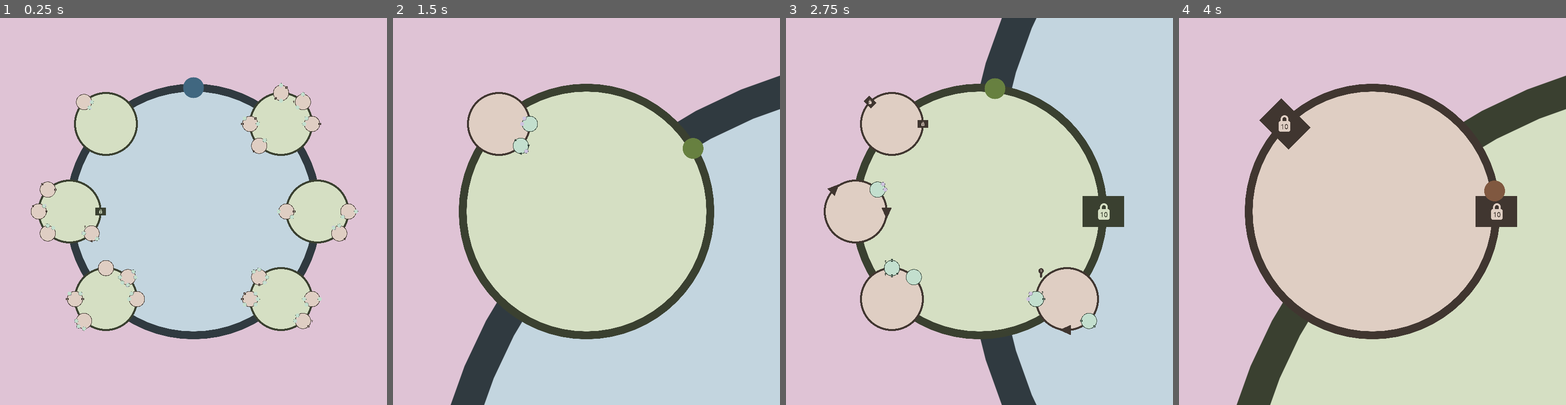
Above: before the commit, frames 1-4 (left to right).
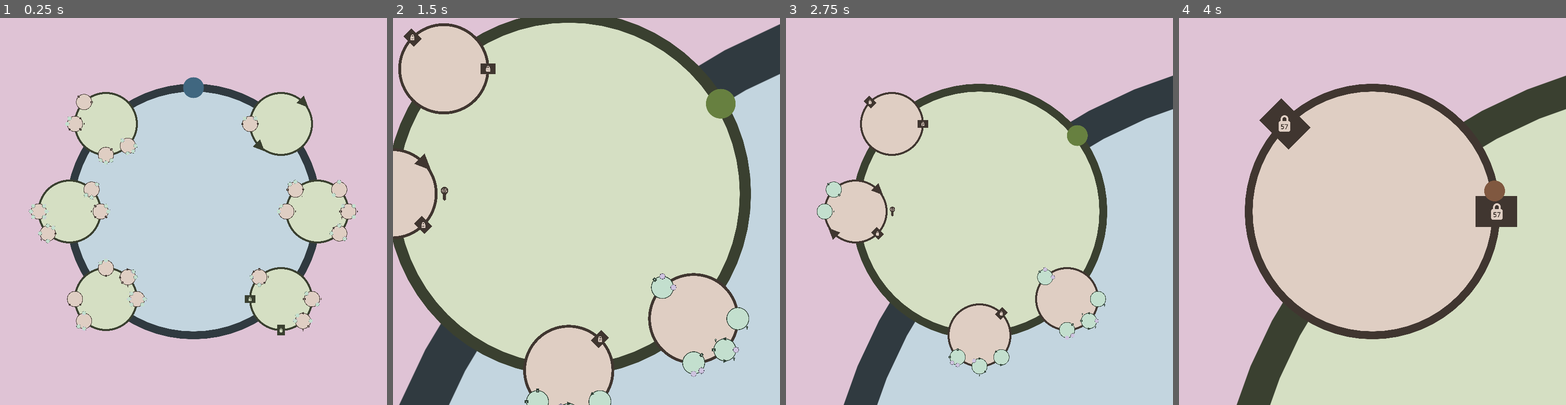
Above: after the commit, the same moments.

Repository: friedev/cycle-delver
Game: Godot game, scene res://src/main.tscn
Two runs of this game, one before a commit and one after it. Both use one fixed random seed, a clock stepped at 60 frames per second and the inputs below.
Inputs (mouse positions are in pixels of both pictures, inside the frame that each line leads up to):
- Up to frame 1 (0.25 s): no input
- Up to frame 2 (1.5 s): tap Enter at 0.5 s; move the mouse to (671, 192) at 0.52 s; tap A (move_ccw) at 0.6 s; click (671, 192) at 0.67 s; move the mouse to (509, 230) at 1.27 s; tap D (move_cw) at 1.35 s; click (509, 230) at 1.42 s
- Up to frame 3 (2.75 s): move the mouse to (1018, 126) at 2.02 s; hold W (move_out) from 2.03 s (still down); click (1018, 126) at 2.17 s
- Up to frame 4 (4 s): move the mouse to (1353, 288) at 2.77 s; release W (move_out) at 2.78 s; tap A (move_ccw) at 2.85 s; click (1353, 288) at 2.92 s; move the mouse to (1488, 269) at 3.52 s; tap D (move_cw) at 3.6 s; click (1488, 269) at 3.67 s

The runs differ from the first frame. In frame 1, 1.4% of the frame differs, in the area x 7-93%, y 16-82%; in frame 2, 44%, in the area x 0-100%, y 0-100%; in frame 3, 23%; in frame 4, less than 0.1%.

Commit message:
Improve(?) generation

Diff:
--- a/src/loop.gd
+++ b/src/loop.gd
@@ -174,206 +174,179 @@
 
 
 func generate_root() -> void:
-	generate_corridor_loop(0.0)
+	generate_corridor_loop()
 	assign_angles()
 	Key.generate_display_text()
 	get_tree().call_group("keys", "update_label")
 	get_tree().call_group("valves", "update_lock")
 
 
-func generate_corridor_loop(valve_chance := 0.75) -> void:
-	var direction_slots: Array[int] = [0, 0]
-	for i in range(len(DIRECTIONS)):
-		for j in range(SLOTS_PER_SIDE):
+func generate_corridor_loop() -> void:
+	var random_direction := get_random_direction()
+	var choice := randi() % 6
+	#   <-+-<
+	#  /     \
+	# K       L
+	#  \     /
+	#   \-+-/
+	if choice == 0:
+		var key_id := Key.new_id()
+		generate_valve(random_direction, true)
+		generate_key(random_direction, key_id)
+		generate_valve(-random_direction, false)
+		generate_locked_wall(-random_direction, key_id)
+	#  K1-+-L1
+	#  /     \
+	# ^       V
+	#  \     /
+	#  L2-+-K2
+	elif choice == 1:
+		var key_id_1 := Key.new_id()
+		var key_id_2 := Key.new_id()
+		generate_key(random_direction, key_id_1)
+		generate_valve(random_direction, false)
+		generate_locked_wall(random_direction, key_id_2)
+		generate_locked_wall(-random_direction, key_id_1)
+		generate_valve(-random_direction, true)
+		generate_key(-random_direction, key_id_2)
+	#   <-+-<
+	#  /     \
+	# K1      L2
+	#  \     /
+	#  L1-+-K2
+	elif choice == 2:
+		var key_id_1 := Key.new_id()
+		var key_id_2 := Key.new_id()
+		generate_valve(random_direction, true)
+		generate_key(random_direction, key_id_1)
+		generate_locked_wall(random_direction, key_id_1)
+		generate_valve(-random_direction, false)
+		generate_locked_wall(-random_direction, key_id_2)
+		generate_key(-random_direction, key_id_2)
+	#   <-+-L2
+	#  /     \
+	# K1      K2
+	#  \     /
+	#  L1-+->
+	elif choice == 3:
+		var key_id_1 := Key.new_id()
+		var key_id_2 := Key.new_id()
+		generate_valve(random_direction, true)
+		generate_key(random_direction, key_id_1)
+		generate_locked_wall(random_direction, key_id_1)
+		generate_locked_wall(-random_direction, key_id_2)
+		generate_key(-random_direction, key_id_2)
+		generate_valve(-random_direction, false)
+	#   <-+-<
+	#  /     \
+	# |       |
+	#  \     /
+	#   \-+-/
+	elif choice == 4:
+		generate_valve(random_direction, true)
+		generate_valve(-random_direction, false)
+	#   K-+-L
+	#  /     \
+	# --      |
+	#  \     /
+	#   \-+-/
+	elif choice == 5:
+		var key_id := Key.new_id()
+		generate_key(random_direction, key_id)
+		#append_wall(random_direction)
+		generate_locked_wall(-random_direction, key_id)
+	else:
+		assert(false)
+	fill_with_corridors()
+
+
+func fill_with_corridors() -> void:
+	for direction in DIRECTIONS:
+		var direction_vertices := get_direction_vertices(direction)
+		for i in range(SLOTS_PER_SIDE - len(direction_vertices)):
 			if should_add_child():
-				direction_slots[i] += 1
-	var valves: Array[bool]
-	for i in range(len(DIRECTIONS)):
-		valves.append(randf() < valve_chance)
-	var forward_direction := get_random_direction()
-	while len(vertices_ccw) < direction_slots[0] or len(vertices_cw) < direction_slots[1]:
-		var random_index := randi() % len(DIRECTIONS)
-		var random_direction := DIRECTIONS[random_index]
-		var remaining_slots := direction_slots[random_index] - len(get_direction_vertices(random_direction))
-		assert(remaining_slots >= 0)
-		if remaining_slots == 0:
-			random_index = 1 - random_index
-			random_direction = DIRECTIONS[random_index]
-			remaining_slots = direction_slots[random_index] - len(get_direction_vertices(random_direction))
-		assert(remaining_slots > 0)
-		if len(vertices_ccw) < direction_slots[0] and len(vertices_cw) < direction_slots[1]:
-			var choice := randi() % 2
-			# Lock and key on either side
-			if choice == 0:
-				var key_id := Key.new_id()
-				generate_key(random_direction, 1, key_id)
-				generate_locked_wall(-random_direction, 1, key_id)
-				continue
-			# Fallthrough
-			else:
-				pass
-		if valves[random_index]:
-			var choice := randi() % 2
-			# Valve
-			if choice == 0:
-				generate_valve(random_direction, randi_range(1, remaining_slots), random_direction == forward_direction)
-				continue
-			# Fallthrough
-			else:
-				pass
-		# Corridor
-		generate_corridor(random_direction, randi_range(1, remaining_slots))
-
-
-## Generate a path passable in both directions.
-func generate_corridor(direction: float, slots: int) -> void:
-	if slots == 0:
-		return
-	if slots == 1:
-		# Passable child
-		if should_add_child():
-			append_loop(direction).generate_corridor_loop()
-		# Nothing (open arc)
-		else:
-			return
-	else:
-		var choice := randi() % 2
-		if choice == 0:
-			generate_corridor(direction, 1)
-			generate_corridor(direction, slots - 1)
-		elif choice == 1:
-			generate_corridor(direction, slots - 1)
-			generate_corridor(direction, 1)
-		else:
-			assert(false)
+				var loop := append_loop(direction)
+				loop.generate_corridor_loop()
+				direction_vertices.pop_back()
+				direction_vertices.insert(randi_range(0, len(direction_vertices)), loop)
 
 
 ## Generate a valve passable in one direction (forward or backward).
-func generate_valve(direction: float, slots: int, forward: bool) -> void:
-	assert(slots > 0)
-	if slots == 1:
-		# Child acting as a valve
-		if should_add_child():
-			var child := append_loop(direction)
-			for child_direction in DIRECTIONS:
-				child.generate_valve(child_direction, SLOTS_PER_SIDE, forward)
-		# Valve vertex
-		else:
-			append_valve(direction, forward, not forward)
-	else:
-		var choice := randi() % 7
-		if choice == 0:
-			generate_corridor(direction, 1)
-			generate_valve(direction, slots - 1, forward)
-		elif choice == 1:
-			generate_valve(direction, slots - 1, forward)
-			generate_corridor(direction, 1)
-		elif choice == 2:
-			generate_valve(direction, 1, forward)
-			generate_corridor(direction, slots - 1)
-		elif choice == 3:
-			generate_corridor(direction, slots - 1)
-			generate_valve(direction, 1, forward)
-		elif choice == 4:
-			generate_valve(direction, 1, forward)
-			generate_valve(direction, slots - 1, forward)
-		elif choice == 5:
-			generate_valve(direction, slots - 1, forward)
-			generate_valve(direction, 1, forward)
-		elif choice == 6:
-			var key_id := Key.new_id()
-			generate_key(direction, 1, key_id)
-			generate_locked_wall(direction, 1, key_id)
-		else:
-			assert(false)
+func generate_valve(direction: float, forward: bool) -> void:
+	# Child acting as a valve
+	if should_add_child():
+		var child := append_loop(direction)
+		for child_direction in DIRECTIONS:
+			child.generate_valve(child_direction, forward)
+		child.fill_with_corridors()
+	# Valve vertex
+	else:
+		append_valve(direction, forward, not forward)
 
 
 ## Generate a locked valve; it can be passed in one direction, but cannot be
 ## passed in the other direction until unlocked.
 func generate_locked_valve(
 	direction: float,
-	slots: int,
 	forward: bool,
 	key_id: int
 ) -> void:
-	assert(slots > 0)
 	assert(key_id >= 0)
-	if slots == 1:
-		# Child acting as a locked valve
-		if should_add_child():
-			var child := append_loop(direction)
-			var choice := randi() % 3
-			# Locked valve on both sides
-			if choice == 0:
-				for child_direction in DIRECTIONS:
-					child.generate_locked_valve(child_direction, SLOTS_PER_SIDE, forward, key_id)
-			# Locked valve on one side, normal valve on other side
-			elif choice == 1:
-				var random_direction := get_random_direction()
-				child.generate_locked_valve(random_direction, SLOTS_PER_SIDE, forward, key_id)
-				child.generate_valve(-random_direction, SLOTS_PER_SIDE, forward)
-			# Normal valve on one side, locked wall on other side
-			elif choice == 2:
-				var random_direction := get_random_direction()
-				child.generate_valve(random_direction, SLOTS_PER_SIDE, forward)
-				child.generate_locked_wall(-random_direction, SLOTS_PER_SIDE, key_id)
-		# Locked valve vertex
-		else:
-			append_valve(direction, forward, not forward, key_id)
-	else:
-		var choice := randi() % 2
+	# Child acting as a locked valve
+	if should_add_child():
+		var child := append_loop(direction)
+		var choice := randi() % 3
+		# Locked valve on both sides
 		if choice == 0:
-			generate_locked_valve(direction, 1, forward, key_id)
-			generate_corridor(direction, slots - 1)
+			for child_direction in DIRECTIONS:
+				child.generate_locked_valve(child_direction, forward, key_id)
+		# Locked valve on one side, normal valve on other side
 		elif choice == 1:
-			generate_corridor(direction, slots - 1)
-			generate_locked_valve(direction, 1, forward, key_id)
-		else:
-			assert(false)
+			var random_direction := get_random_direction()
+			child.generate_locked_valve(random_direction, forward, key_id)
+			child.generate_valve(-random_direction, forward)
+		# Normal valve on one side, locked wall on other side
+		elif choice == 2:
+			var random_direction := get_random_direction()
+			child.generate_valve(random_direction, forward)
+			child.generate_locked_wall(-random_direction, key_id)
+	# Locked valve vertex
+	else:
+		append_valve(direction, forward, not forward, key_id)
 
 
 ## Generate a locked wall; it cannot be passed until unlocked.
-func generate_locked_wall(direction: float, slots: int, key_id: int) -> void:
-	assert(slots > 0)
+func generate_locked_wall(direction: float, key_id: int) -> void:
 	assert(key_id >= 0)
-	if slots == 1:
-		# Child acting as a locked wall
-		if should_add_child():
-			var child := append_loop(direction)
-			# Locked wall on both sides
-			for child_direction in DIRECTIONS:
-				child.generate_locked_wall(child_direction, SLOTS_PER_SIDE, key_id)
-		# Locked wall vertex
-		else:
-			append_wall(direction, key_id)
-	else:
-		var choice := randi() % 2
-		if choice == 0:
-			generate_locked_wall(direction, 1, key_id)
-			generate_corridor(direction, slots - 1)
-		elif choice == 1:
-			generate_corridor(direction, slots - 1)
-			generate_locked_wall(direction, 1, key_id)
-		else:
-			assert(false)
+	# Child acting as a locked wall
+	if should_add_child():
+		var child := append_loop(direction)
+		# Locked wall on both sides
+		for child_direction in DIRECTIONS:
+			child.generate_locked_wall(child_direction, key_id)
+		child.fill_with_corridors()
+	# Locked wall vertex
+	else:
+		append_wall(direction, key_id)
 
 
 # Generate a key.
-func generate_key(direction: float, slots: int, key_id: int) -> void:
-	assert(slots > 0)
-	if slots == 1:
-		# Child containing a key
-		if should_add_child():
-			# TODO key
-			append_loop(direction).generate_corridor_loop(key_id)
-		# Key vertex
-		else:
-			append_key(direction, key_id)
+func generate_key(direction: float, key_id: int) -> void:
+	# Child containing a key
+	if should_add_child():
+		var loop := append_loop(direction)
+		loop.generate_key(get_random_direction(), key_id)
+		loop.fill_with_corridors()
+	# Key vertex
+	else:
+		append_key(direction, key_id)
 
 
 func append_vertex(direction: float, vertex: Vertex) -> void:
 	vertex.parent_direction = direction
-	get_direction_vertices(direction).append(vertex)
+	var direction_vertices := get_direction_vertices(direction)
+	assert(len(direction_vertices) < SLOTS_PER_SIDE)
+	direction_vertices.append(vertex)
 	add_child(vertex)
 
 
